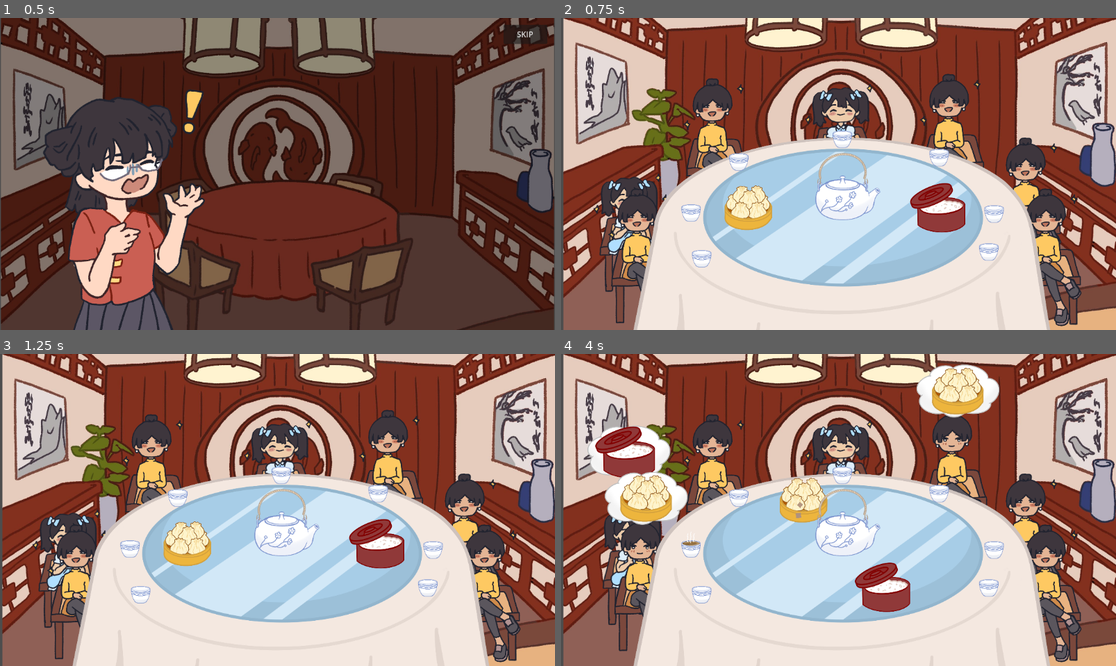
Above: before the commit, frames 1-4 (two rows, left to right).
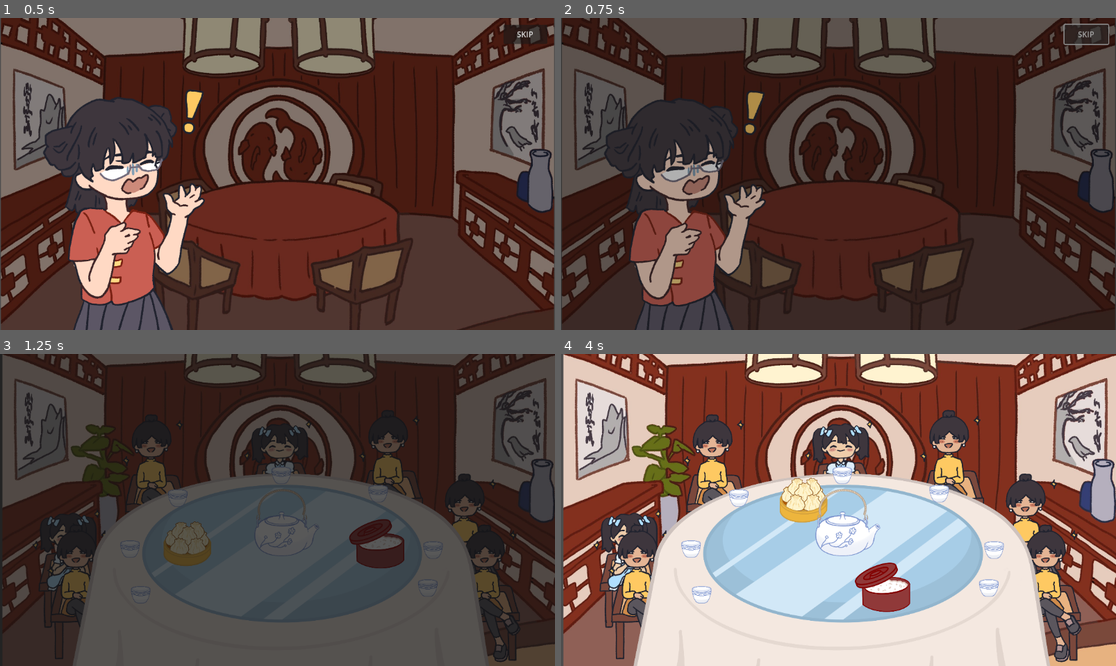
Above: after the commit, the same moments.

Repository: game-dev-besties/lupe_game
Game: Godot game, scene res://scenes/cutscene.tscn
Same seed, same stepped clock (60 frames per second), same inputs: the game is played once before the commit and once after it.
Inputs (mouse positions are in pixels of both pictures, inside the frame that each line leads up to):
- Up to frame 1 (0.5 s): no input
- Up to frame 2 (0.75 s): click "SKIP" at 0.5 s
- Up to frame 3 (1.25 s): no input
- Up to frame 4 (4 s): tap Enter (ui_accept) at 1.25, 2.75 s; drag from (844, 531) to (688, 544) at 1.27 s; drag from (938, 544) to (749, 544) at 2.02 s; hold Right (ui_right) 2.78-3.5 s; hold Enter (ui_accept) 2.78-3.5 s; click (749, 544) at 2.92 s; drag from (810, 572) to (688, 544) at 3.52 s

Frame 1 is identical in both runs. In frame 2, 98% of the frame differs, in the area x 0-100%, y 0-100%; in frame 3, 98%; in frame 4, 8.8%.

Commit message:
added transition from cutscene to game

Diff:
--- a/scenes/cutscene.tscn
+++ b/scenes/cutscene.tscn
@@ -389,7 +389,6 @@
 text = "SKIP"
 
 [node name="Transition" parent="." instance=ExtResource("6_bb0yx")]
-visible = false
 
 [connection signal="animation_finished" from="AnimationPlayer" to="." method="_on_animation_player_animation_finished"]
 [connection signal="pressed" from="Skip" to="." method="_on_skip_pressed"]
--- a/scripts/1LevelManager.gd
+++ b/scripts/1LevelManager.gd
@@ -50,17 +50,18 @@
 		return levels[current_level_index]
 	return {}
 
-func advance_to_next_level():
+func advance_to_next_level(is_game = false):
 	# Get the cutscene path from the level we JUST completed
 	var level_data = get_current_level_data()
+	print(current_level_index)
 	var cutscene_path = level_data.get("cutscene_path")
-	current_level_index += 1
 	Transition.transition()
 	await Transition.on_transition_finished
-	if cutscene_path:
+	if is_game:
+		load_game_scene()
+	else:
 		get_tree().change_scene_to_file(cutscene_path)
-	else:
-		load_game_scene()
+		current_level_index += 1
 
 func load_game_scene():
 	get_tree().change_scene_to_file(GAME_SCENE_PATH)
--- a/scripts/cutscene.gd
+++ b/scripts/cutscene.gd
@@ -28,7 +28,7 @@
 
 func end_cutscene():
 	animation.play("stop")
-	get_tree().change_scene_to_packed(game)
+	LevelManager.advance_to_next_level(true)
 
 func _on_skip_pressed():
 	end_cutscene()
--- a/scripts/spinningthing.gd
+++ b/scripts/spinningthing.gd
@@ -41,6 +41,7 @@
 
 func _ready():
 	var current_level_data: Dictionary = LevelManager.get_current_level_data()
+	print(current_level_data.get("hunger_timer"))
 	if current_level_data:
 		dishes_data = current_level_data["dishes"]
 		npc_desires = current_level_data["npcs"]
